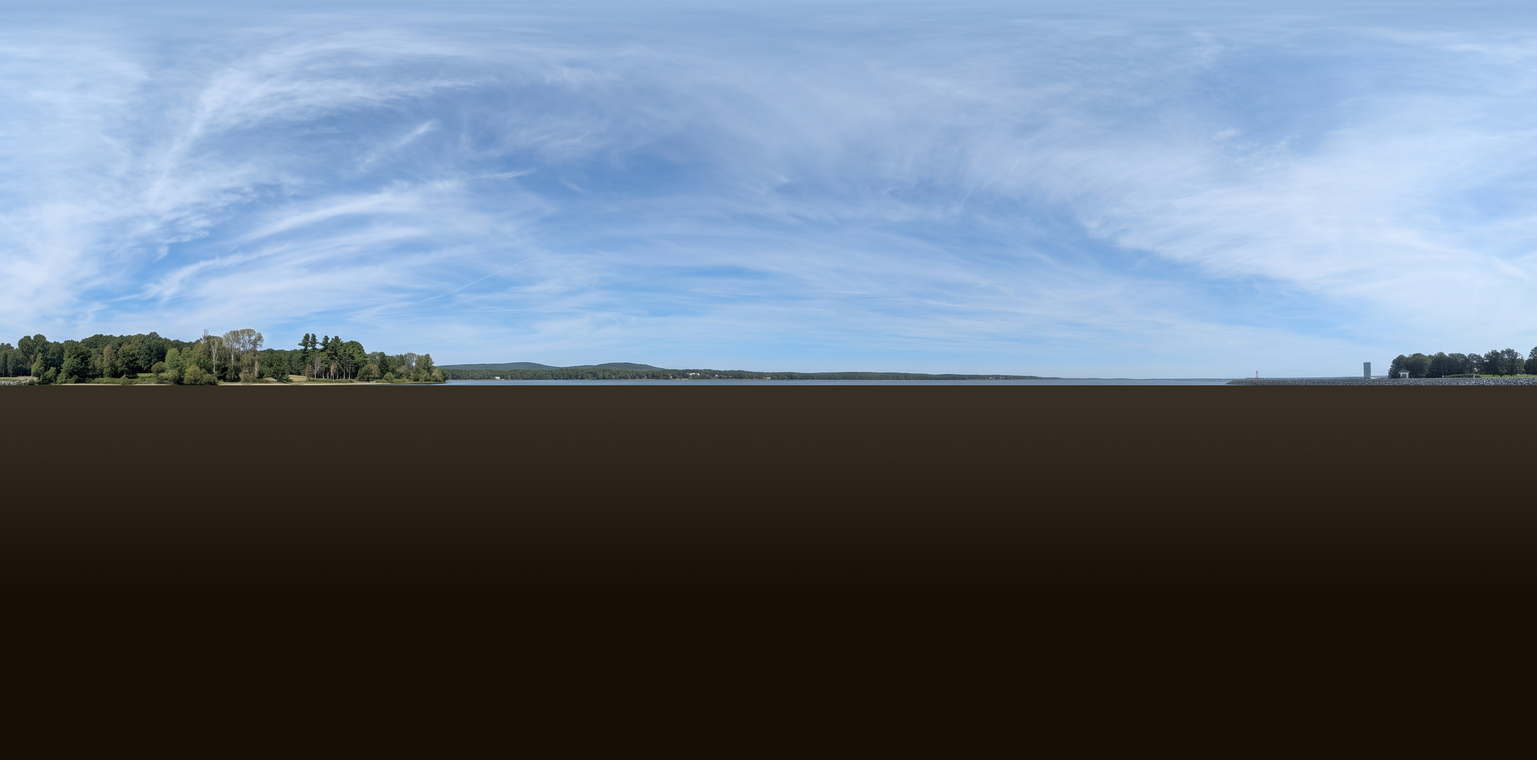
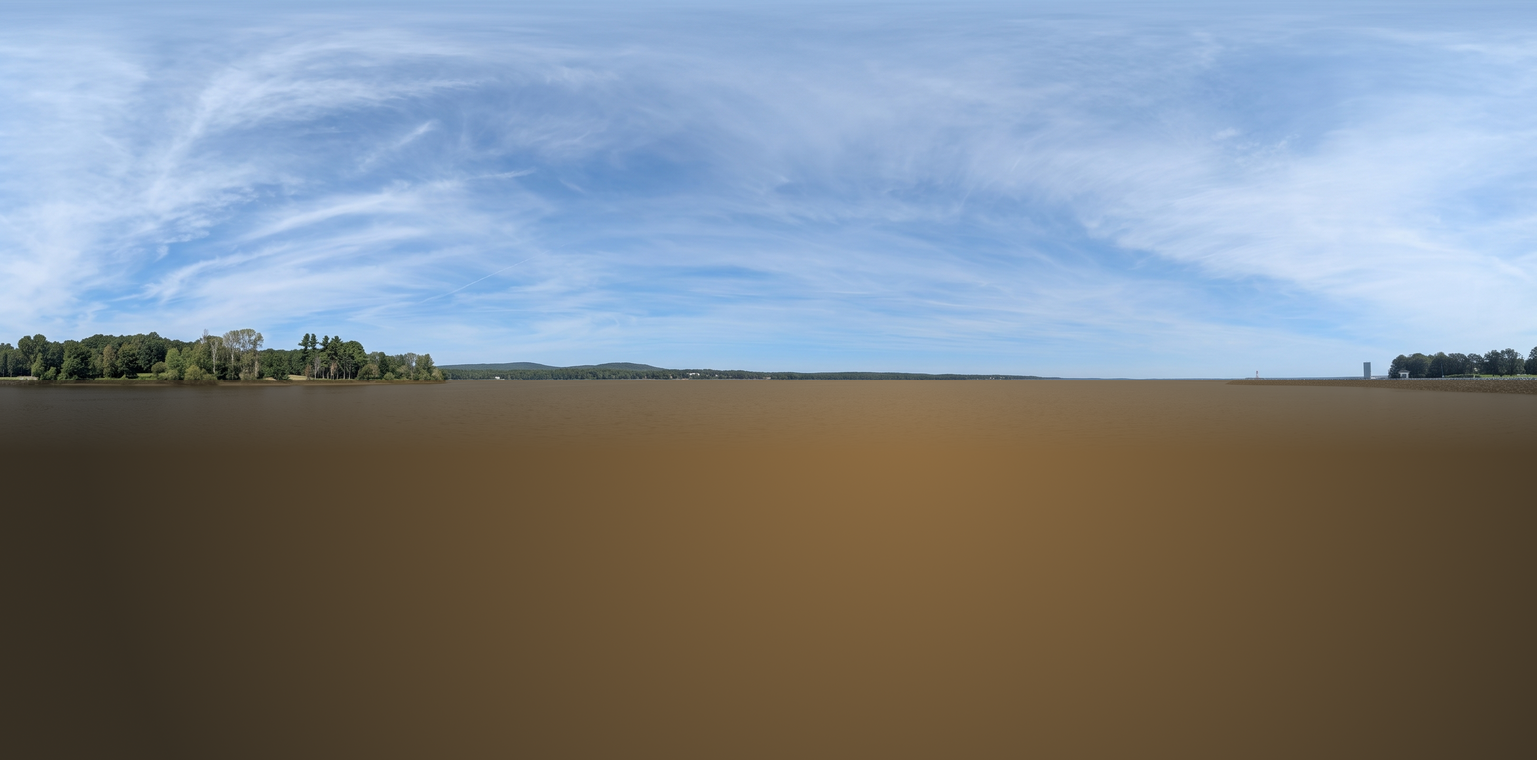
Layered file, before and after one edit (1537x760). Changes by layer:
added layer "Lager #1" above "Lager" over [0, 379, 1537, 760]
hid "Lager" over [0, 385, 1537, 760]
